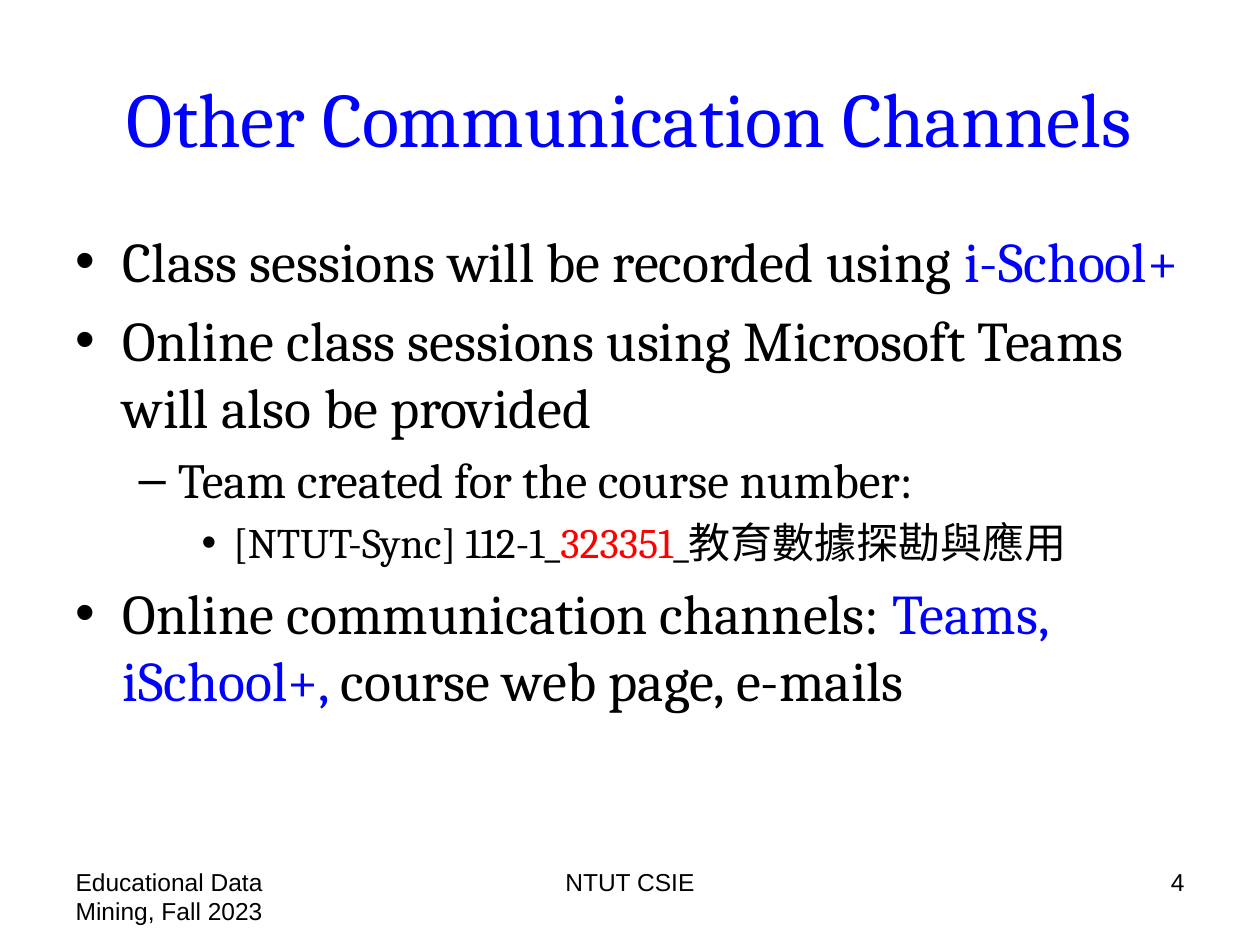
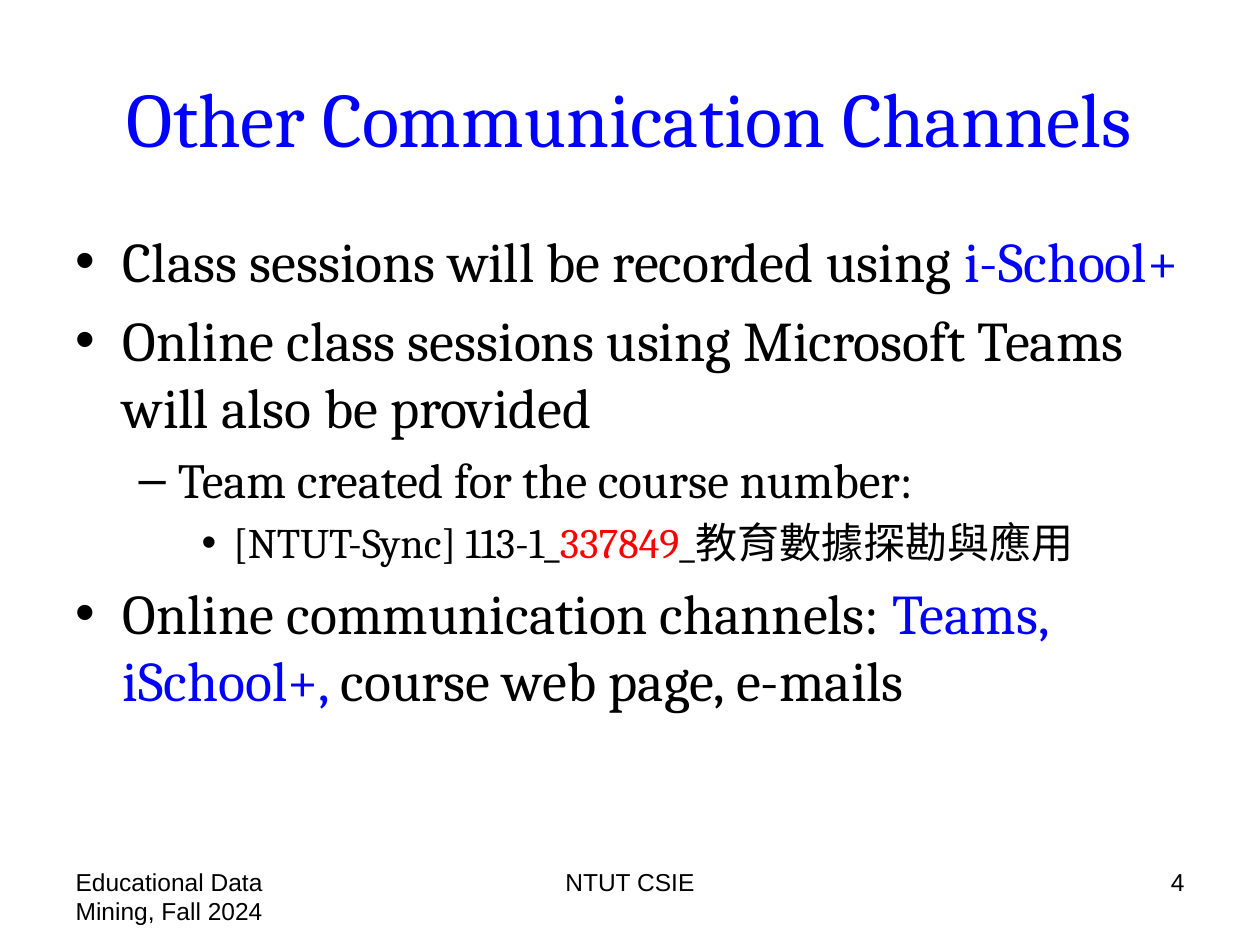
Before and after one commit to chriswjh/chriswjh.github.io, a slide deck: slide 4 of EDM/00-overview.pptx. Drawn at 1260x945 pixels with LibreOffice and Linux fonts; fonts in the diff are those of the drawing. Boxes give left, top, right and bottom in pixels: in the first picture for what was removed or moved away, otherwise in the second. Text is boxed around its words. In the diff, an @@ line names an element or a change of style, - is before the commit and + after.

```diff
--- a/EDM/00-overview.pptx
+++ b/EDM/00-overview.pptx
@@ text at box(233, 522, 1073, 567): text changed @@
-    • [NTUT-Sync] 112-1_323351_教育數據探勘與應用
+    • [NTUT-Sync] 113-1_337849_教育數據探勘與應用
@@ text at box(76, 873, 263, 925): text changed @@
-Educational Data Mining, Fall 2023
+Educational Data Mining, Fall 2024
```
Also in this commit, not shown: 33 other slides changed.
